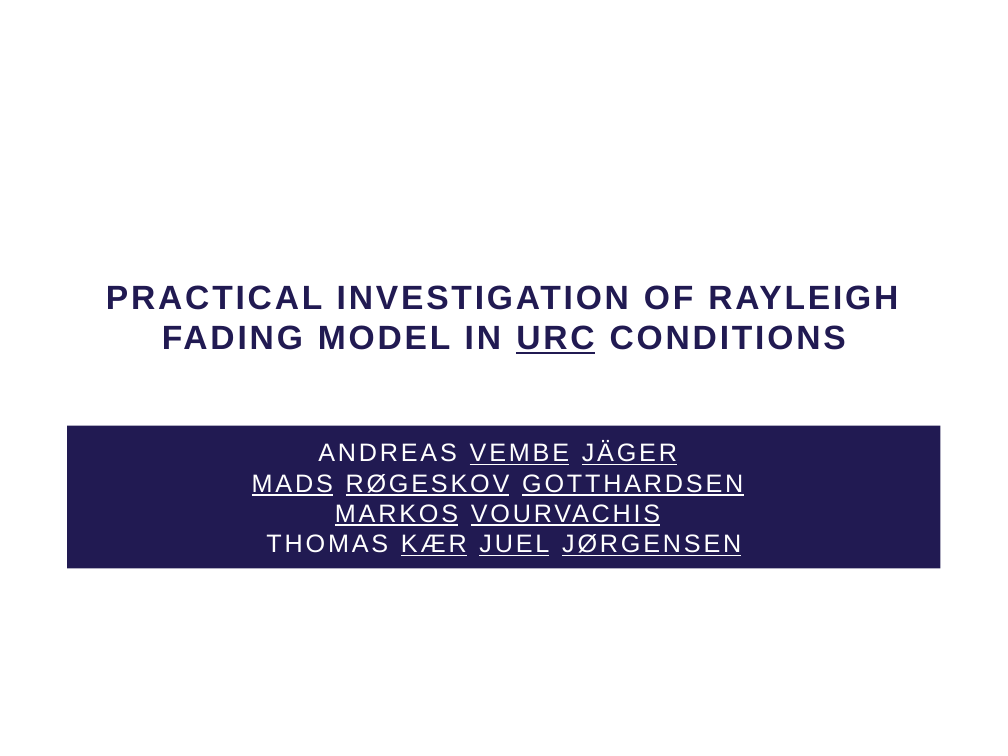
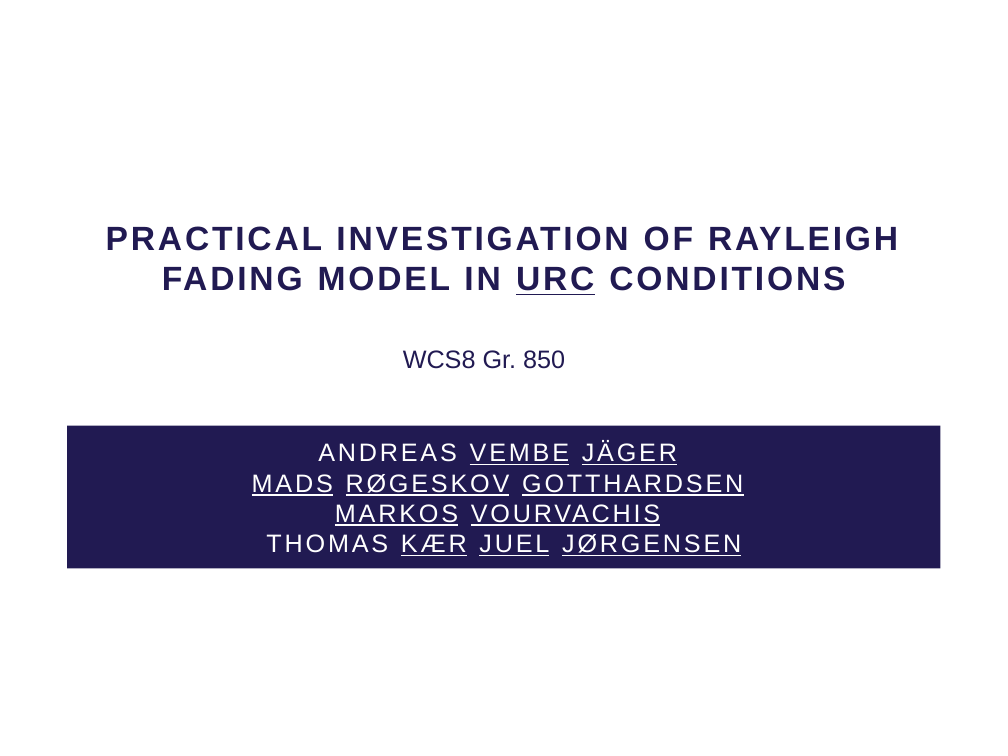
Before and after one commit to tkjj13/P8, a slide deck: slide 1 of ppt/final.pptx. Drawn at 1008x756 pixels with LibreOffice and Linux fonts; fonts in the diff are those of the drawing; background and template pictures are left out. Boxes give left, top, right and bottom in pixels: in the first picture for what was removed or moved away, otherwise in the second. Text is boxed around its words. In the diff, an @@ line names an element or a change of style, - is before the commit and + after.

```diff
--- a/ppt/final.pptx
+++ b/ppt/final.pptx
@@ title "PRACTICAL INVESTIGATION OF RAYLEIGH FADING ...": place and size @@
-title "PRACTICAL INVESTIGATION OF RAYLEIGH FADING ..." at [106, 285, 898, 354]
+title "PRACTICAL INVESTIGATION OF RAYLEIGH FADING ..." at [106, 226, 898, 295]
@@ text added at [403, 350, 565, 369], 18 pt, text #211A52 @@
+WCS8 Gr. 850
```
Also in this commit, not shown: 3 other slides changed, 2 slides removed.
